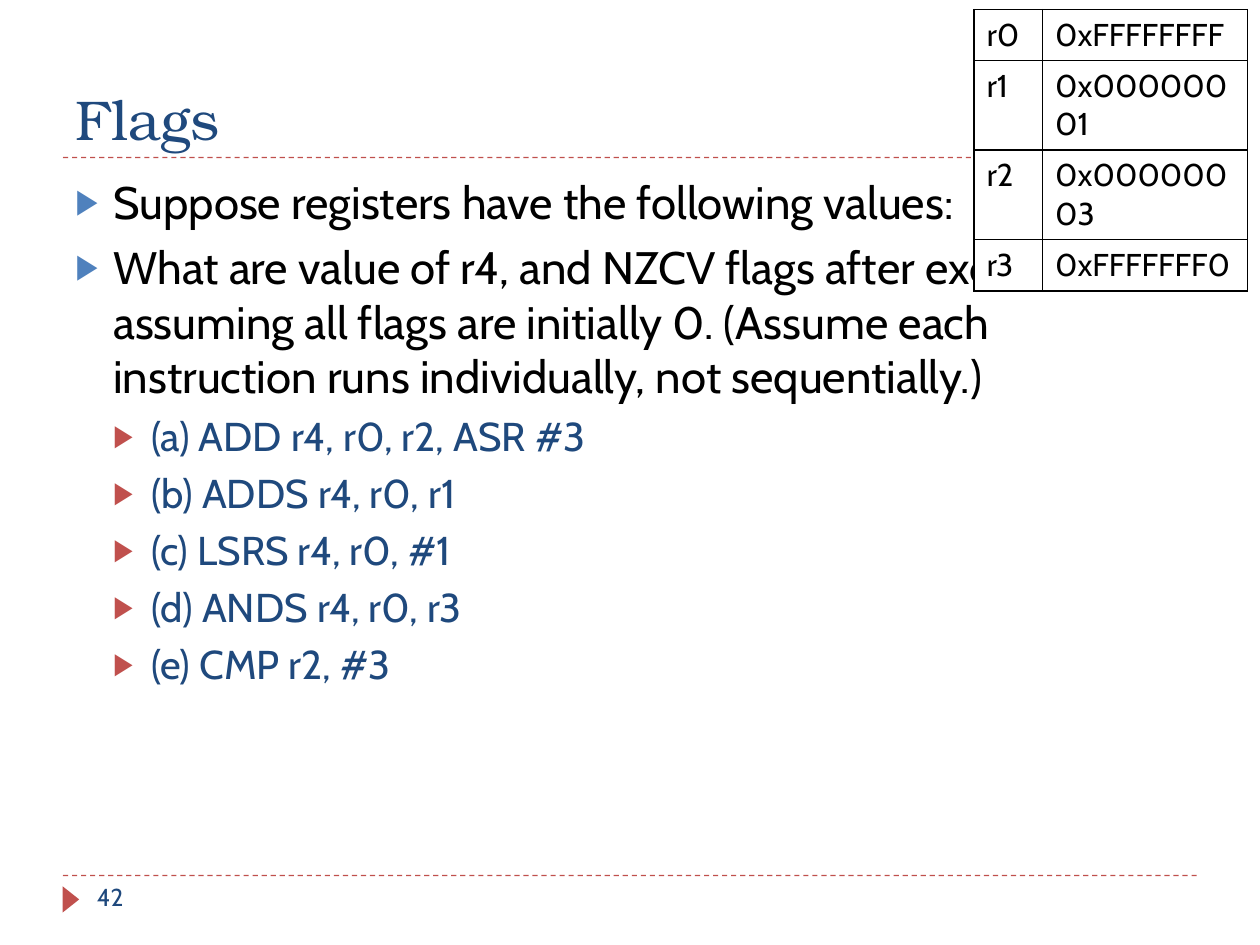
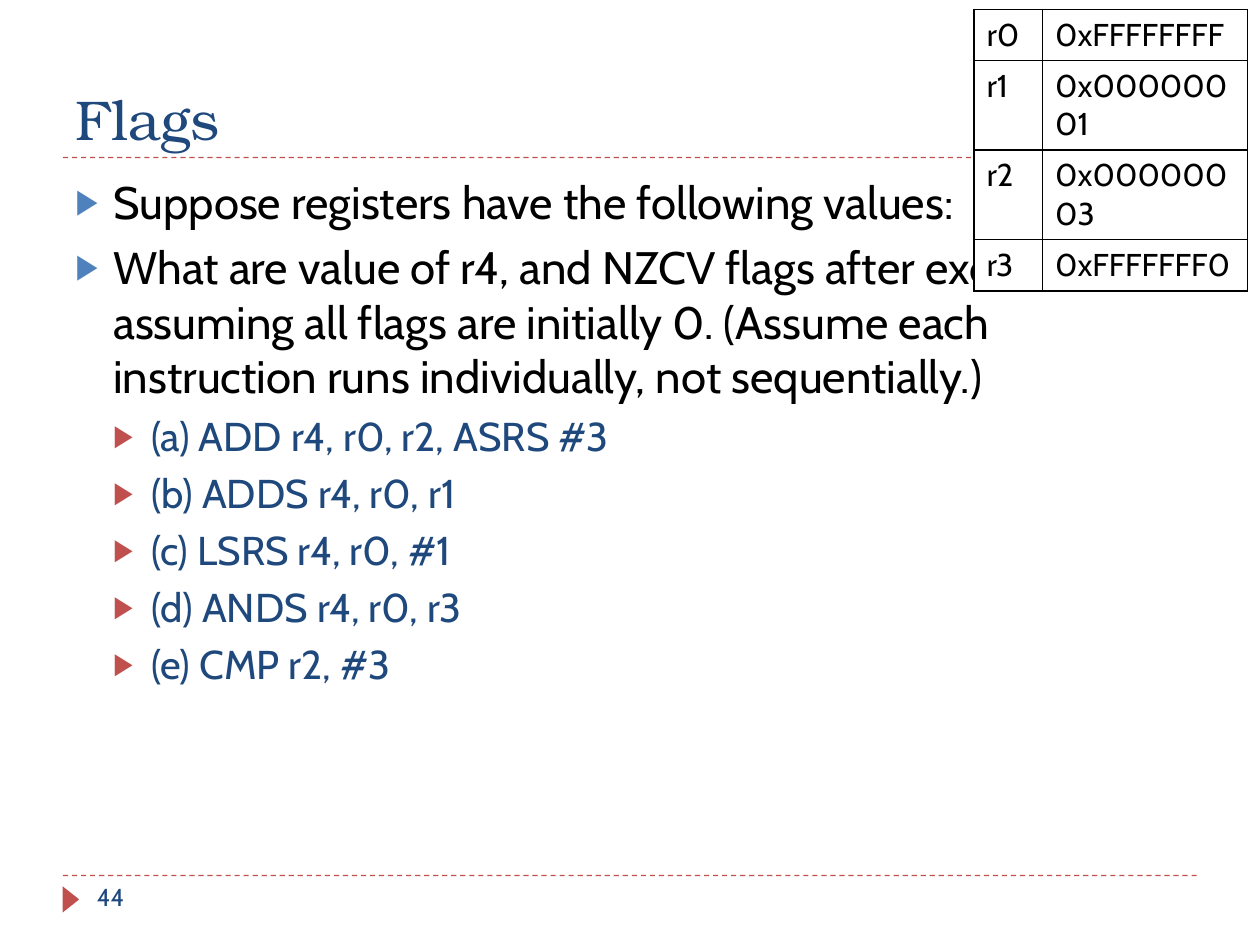
Before and after one commit to guhofstra/CSC111Fa25, a slide deck: slide 44 of PPTs/Ch4_ARM_Arithmetic_Logic_Exercises_ANS.pptx (slide 42 before the commit). Drawn at 1260x945 pixels with LibreOffice and Linux fonts; fonts in the diff are those of the drawing. Boxes give left, top, right and bottom in pixels: in the first picture for what was removed or moved away, otherwise in the second. Text is boxed around its words. In the diff, an @@ line names an element or a change of style, - is before the commit and + after.

```diff
--- a/PPTs/Ch4_ARM_Arithmetic_Logic_Exercises_ANS.pptx
+++ b/PPTs/Ch4_ARM_Arithmetic_Logic_Exercises_ANS.pptx
@@ text at (x1=151, y1=421, x2=609, y2=457): text changed @@
-  ▶ (a) ADD r4, r0, r2, ASR #3
+  ▶ (a) ADD r4, r0, r2, ASRS #3
@@ page number at (x1=97, y1=889, x2=124, y2=906): text changed @@
-42
+44
```
Also in this commit, not shown: 13 other slides changed, 2 slides added, 6 other files.
